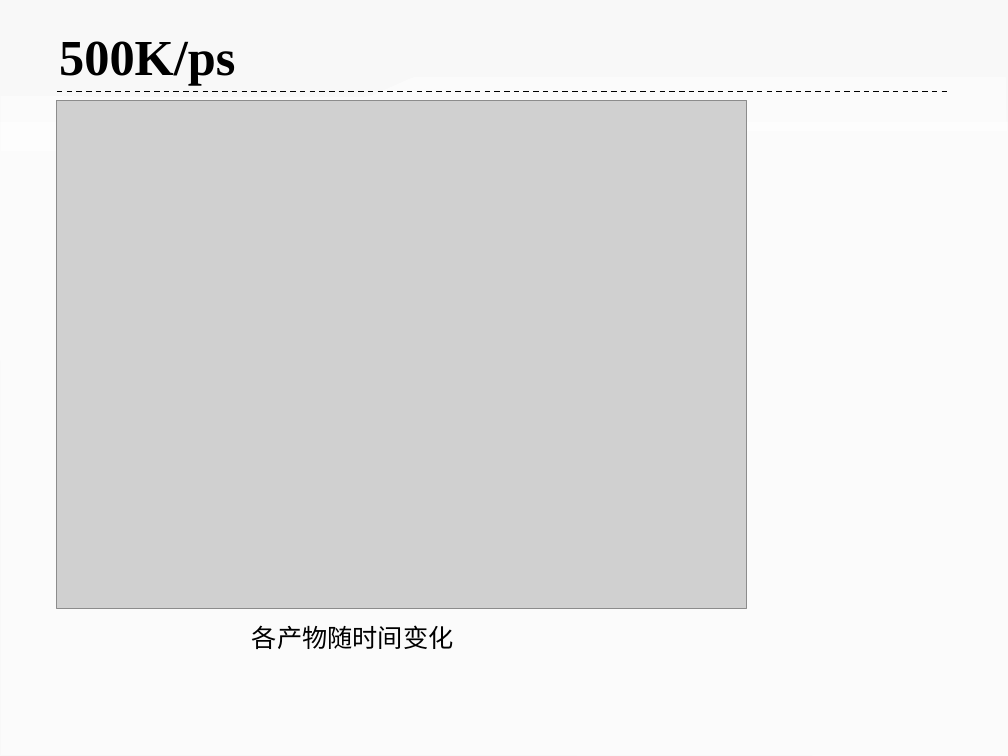
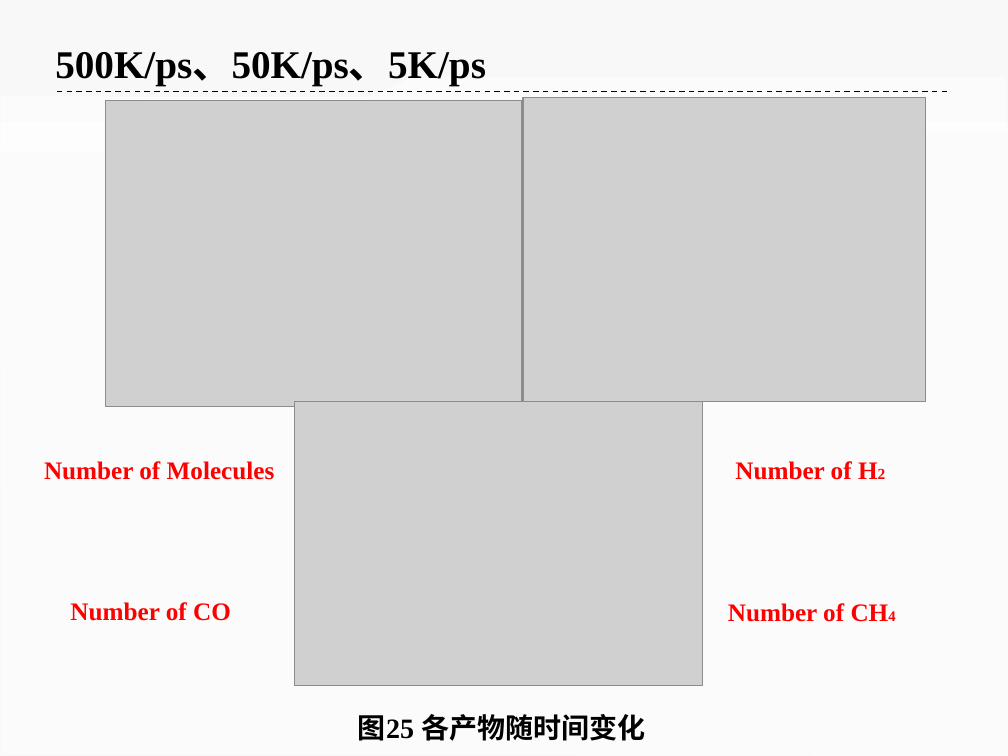
Before and after one commit to ilvcr/GraduationProject, a slide deck: slide 37 of ppt/yoghourtppt.pptx (slide 39 before the commit). Drawn at 1008x756 pixels with LibreOffice and Linux fonts; fonts in the diff are those of the drawing; grey boxes stand for pictures. Boxes give left, top, right and bottom in pixels: in the first picture for what was removed or moved away, otherwise in the second. Text is boxed around its words. In the diff, an @@ line names an element or a change of style, - is before the commit and + after.

```diff
--- a/ppt/yoghourtppt.pptx
+++ b/ppt/yoghourtppt.pptx
@@ text added at [55,52,486,85], 28 pt, text #000000, bold @@
+500K/ps、50K/ps、5K/ps
@@ text removed at [59,41,235,86] @@
-500K/ps
@@ picture: place and size @@
-picture at [56,100,746,608]
+picture at [106,100,521,406]
@@ picture added at [523,98,926,402] @@
@@ picture added at [294,401,703,685] @@
@@ text added at [44,461,275,480], 18 pt, text #FF0000, bold @@
+Number of Molecules
@@ text added at [735,461,852,480], 18 pt, text #FF0000, bold @@
+Number of H2
@@ text added at [70,602,231,621], 18 pt, text #FF0000, bold @@
+Number of CO
@@ text added at [728,603,844,622], 18 pt, text #FF0000, bold @@
+Number of CH4
@@ text at [358,714,645,741]: text changed; size 18 to 20 pt; font Noto Sans CJK SC to Times New Roman; bold on @@
-各产物随时间变化
+图25 各产物随时间变化
```
Also in this commit, not shown: 40 other slides changed, 4 slides added, 15 slides removed, 3 other files.
